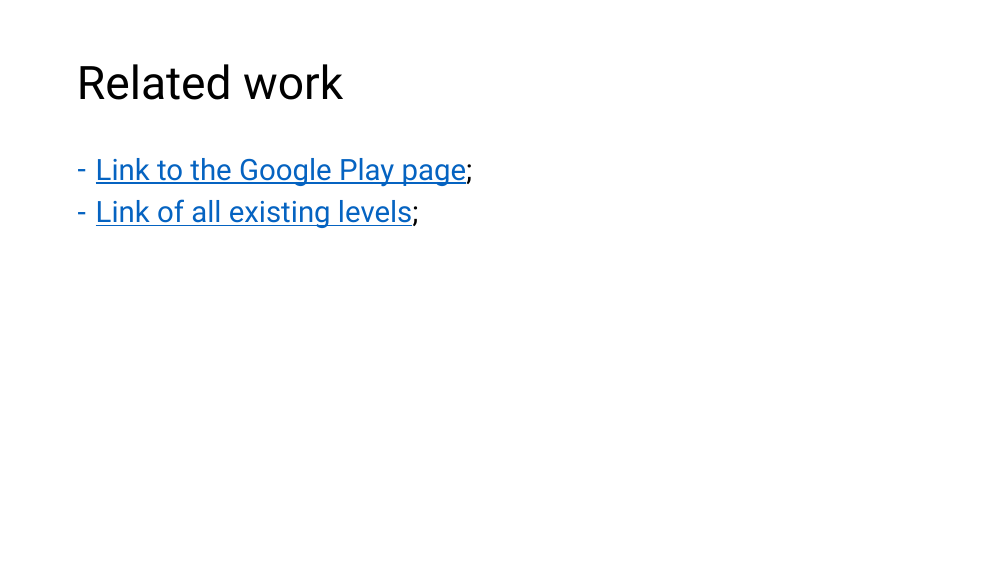
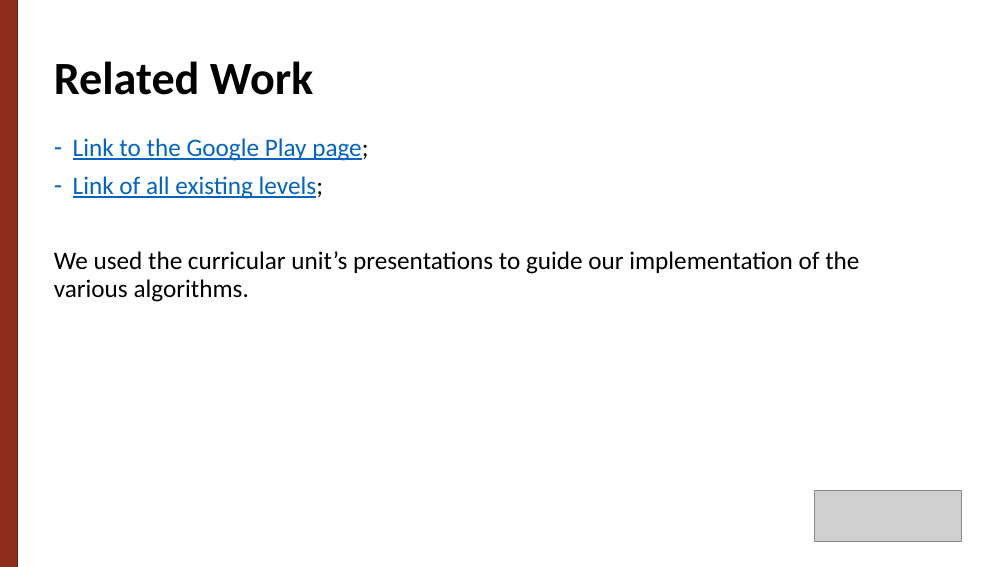
Before and after one commit to g-batalhao-a/IART, a slide deck: slide 3 of Project1/docs/Ball Sort Puzzle.pptx. Drawn at 1008x567 pixels with LibreOffice and Linux fonts; fonts in the diff are those of the drawing; grey boxes stand for pictures. Boxes give left, top, right and bottom in pixels: in the first picture for what was removed or moved away, otherwise in the second. Text is boxed around its words. In the diff, an @@ line names an element or a change of style, - is before the commit and + after.

```diff
--- a/Project1/docs/Ball Sort Puzzle.pptx
+++ b/Project1/docs/Ball Sort Puzzle.pptx
@@ rectangle added at [0,0,18,567], fill #8C2D19, outline #682112 1 pt @@
@@ text at [54,61,313,95]: text changed; font Roboto to Calibri; bold on @@
-Related work
+Related Work
@@ text "Link to the Google Play ...": place and size @@
-text "Link to the Google Play ..." at [96,158,473,228]
+text "Link to the Google Play ..." at [54,138,859,302]
@@ text at [73,138,368,199]: size 28 to 24 pt, font Roboto to Calibri in "Link to the Google Play page;", "Link of all existing levels;" @@
@@ text at [54,251,859,302]: paragraph added @@
+We used the curricular unit’s presentations to guide our implementation of the various algorithms.
@@ picture added at [815,491,962,541] @@
```
Also in this commit, not shown: 4 other slides changed, 2 other files.
